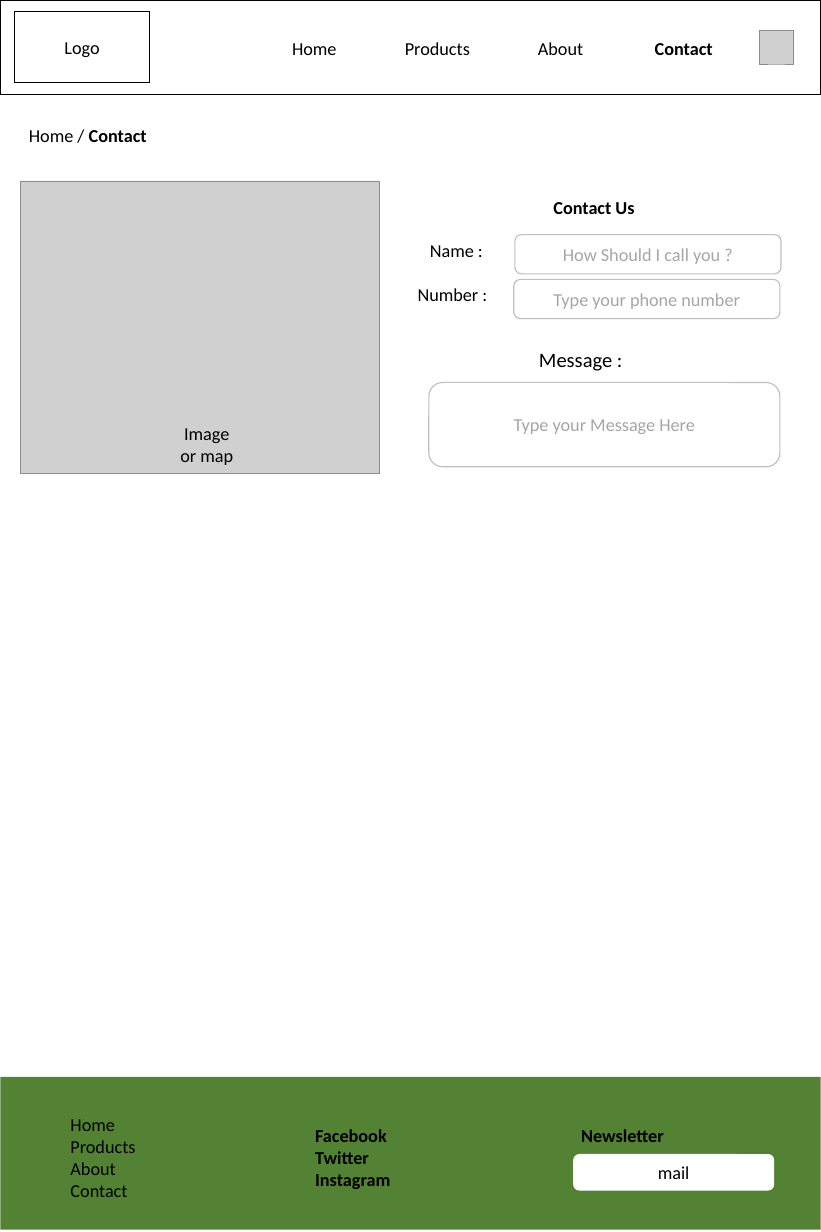
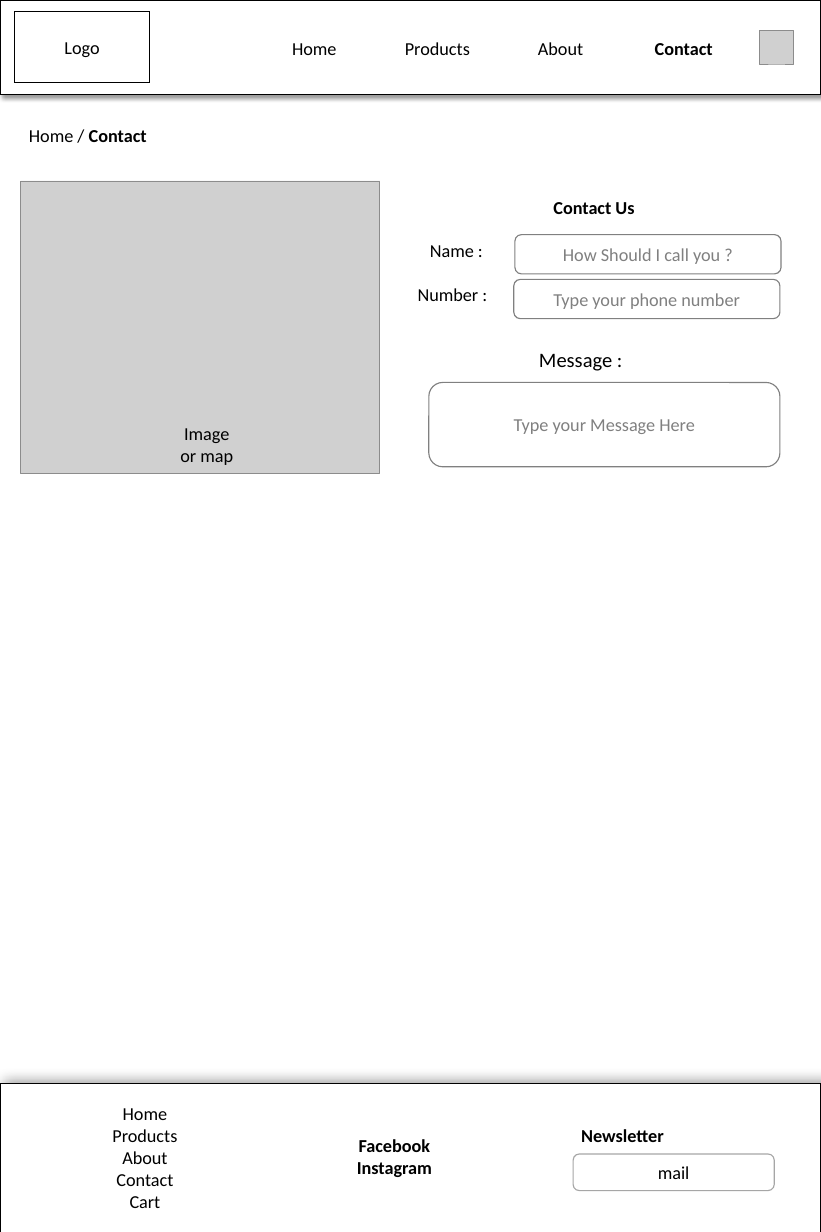
Before and after one commit to Pierrick-MADE/brookes_website, a slide deck: slide 8 of docs/Mockup.pptx. Drawn at 821x1232 pixels with LibreOffice and Linux fonts; fonts in the diff are those of the drawing; grey boxes stand for pictures; background and template pictures are left out. Boxes give left, top, right and bottom in pixels: in the first picture for what was removed or moved away, otherwise in the second. Text is boxed around its words. In the diff, an @@ line names an element or a change of style, - is before the commit and + after.

```diff
--- a/docs/Mockup.pptx
+++ b/docs/Mockup.pptx
@@ rectangle at (x1=0, y1=1, x2=820, y2=95): fill none to #FFFFFF; shadow on @@
@@ text colour #A6A6A6 to #808080; outline #BFBFBF 1 pt to #808080 1 pt in 3 elements at (x1=429, y1=383, x2=780, y2=467), (x1=514, y1=279, x2=780, y2=319), (x1=515, y1=235, x2=781, y2=274) @@
@@ text "Home" moved from (x1=70, y1=1119, x2=135, y2=1197) to (x1=112, y1=1108, x2=177, y2=1208) @@
@@ text "Facebook" moved from (x1=315, y1=1129, x2=390, y2=1189) to (x1=357, y1=1139, x2=432, y2=1177) @@
@@ text "Facebook" at (x1=357, y1=1139, x2=432, y2=1177): alignment left to centre @@
@@ rectangle resized from (x1=0, y1=1076, x2=820, y2=1229) to (x1=0, y1=1083, x2=820, y2=1232) @@
@@ rectangle at (x1=0, y1=1083, x2=820, y2=1232): fill #548235 to #FFFFFF; outline none to #000000 1 pt; shadow on @@
@@ text at (x1=112, y1=1108, x2=177, y2=1186): alignment left to centre @@
@@ text at (x1=315, y1=1151, x2=369, y2=1164): paragraph removed @@
-Twitter
@@ rounded rectangle "mail" at (x1=573, y1=1154, x2=774, y2=1190): outline none to #A6A6A6 1 pt @@
@@ text at (x1=130, y1=1196, x2=161, y2=1208): paragraph added @@
+Cart
```
Also in this commit, not shown: 11 other slides changed, 3 other files.
